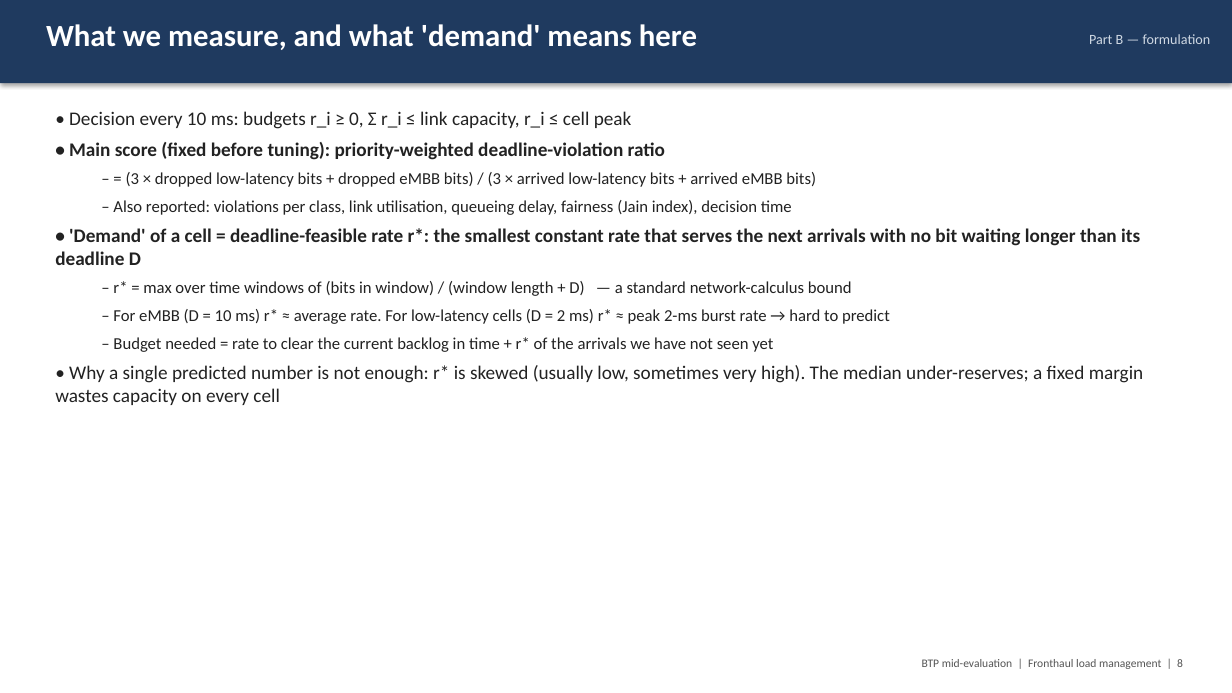
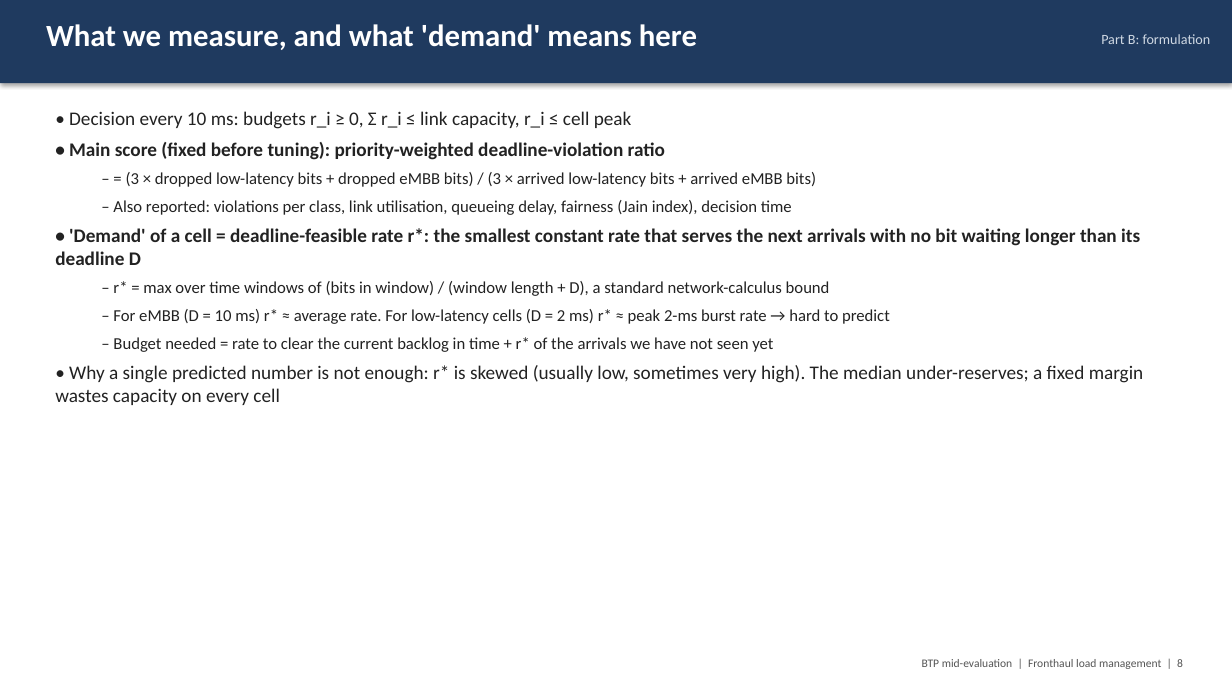
Before and after one commit to Harshvardhan-To1/BTP, a slide deck: slide 8 of docs/fhlm/BTP_midterm_fronthaul_load_management.pptx. Drawn at 1232x693 pixels with LibreOffice and Linux fonts; fonts in the diff are those of the drawing. Boxes give left, top, right and bottom in pixels: in the first picture for what was removed or moved away, otherwise in the second. Text is boxed around its words. In the diff, an @@ line names an element or a change of style, - is before the commit and + after.

```diff
--- a/docs/fhlm/BTP_midterm_fronthaul_load_management.pptx
+++ b/docs/fhlm/BTP_midterm_fronthaul_load_management.pptx
@@ text at <box>1101,34,1211,44</box>: text changed @@
-Part B — formulation
+Part B: formulation
@@ text at <box>113,281,830,296</box>: text changed @@
-  – r* = max over time windows of (bits in window) / (window length + D) — a standard network-calculus bound
+  – r* = max over time windows of (bits in window) / (window length + D), a standard network-calculus bound
```
Also in this commit, not shown: 19 other slides changed, 22 other files.
